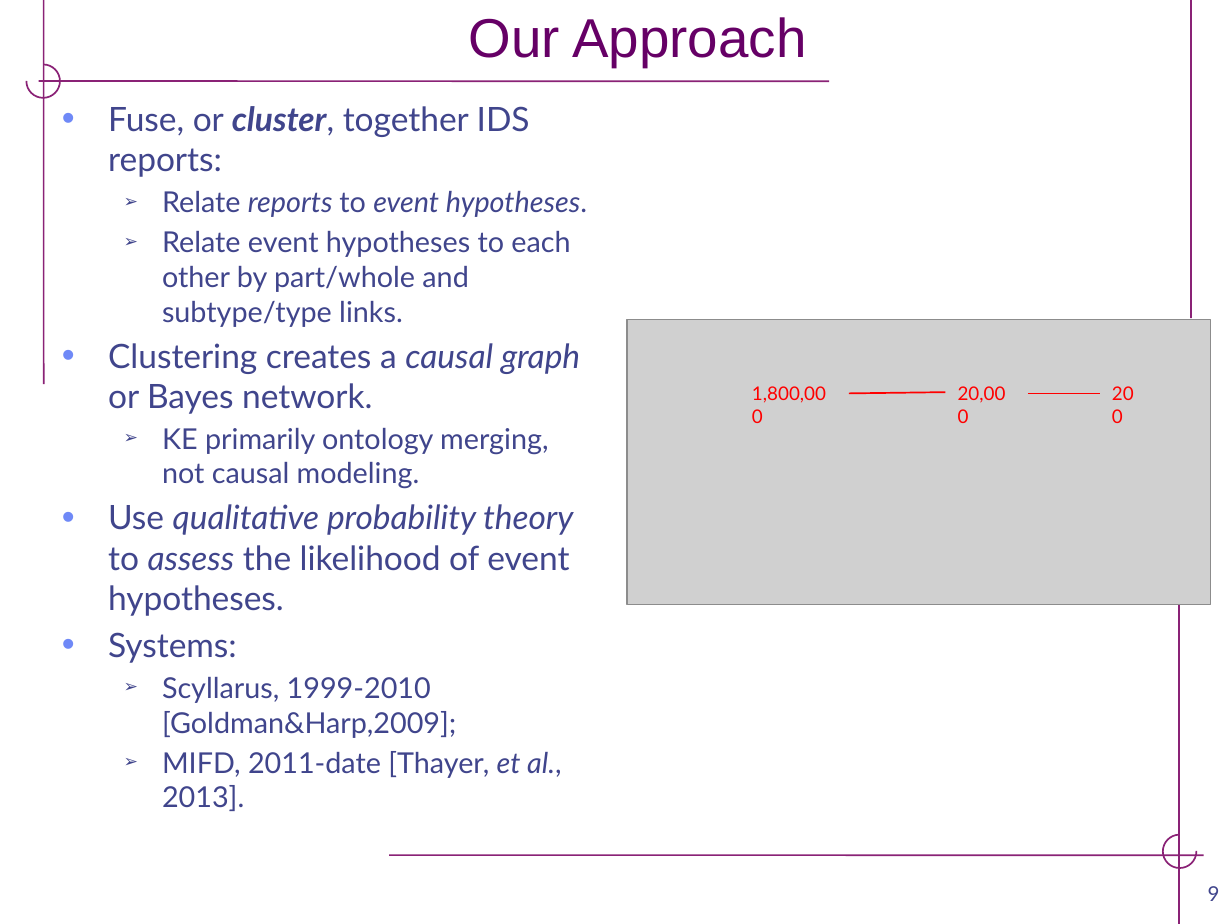
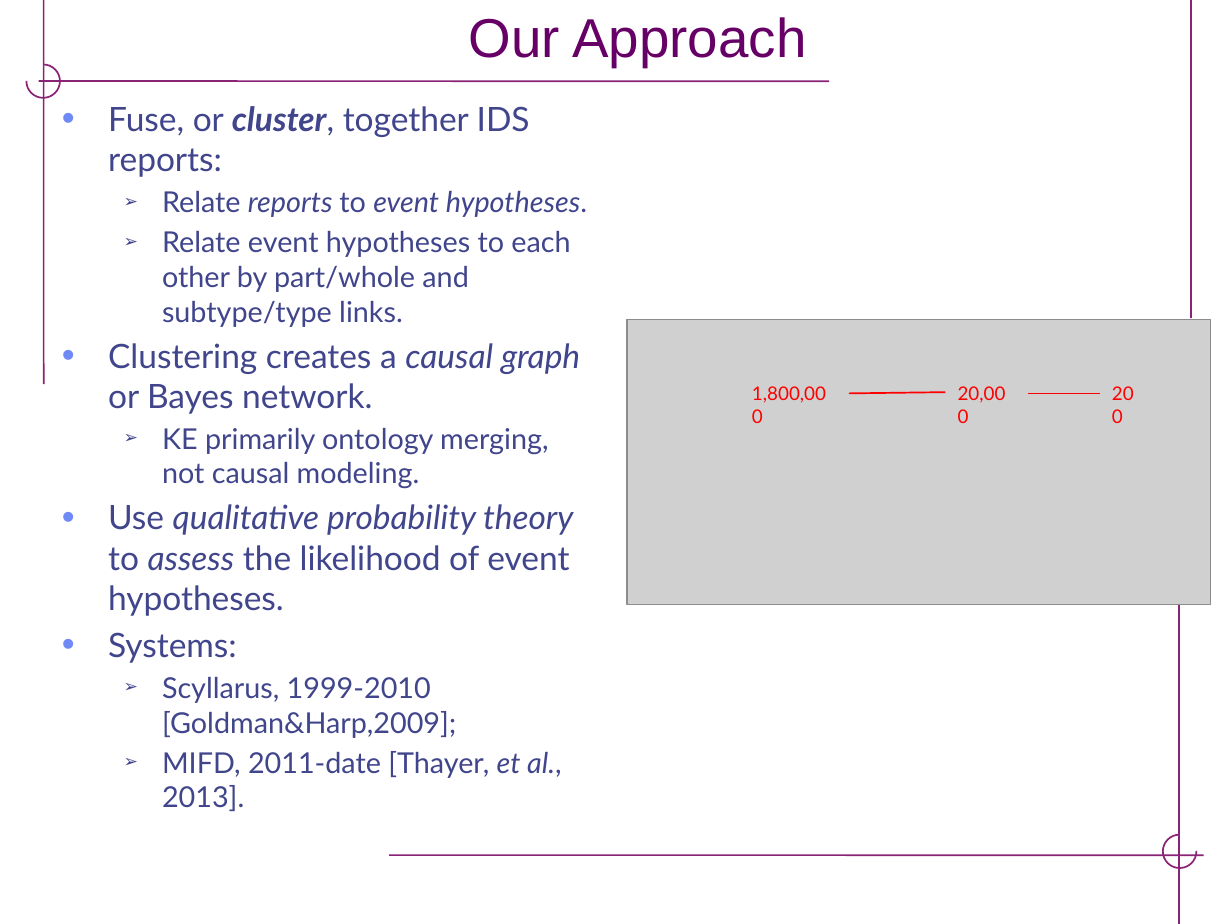
Before and after one commit to siftech/qr-2015-zplus-experiments, a slide deck: slide 9 of qr15-talk.pptx. Drawn at 1232x924 pixels with LibreOffice and Linux fonts; fonts in the diff are those of the drawing; grey boxes stand for pictures; background and template pictures are left out. Boxes give left, top, right and bottom in pixels: in the first picture for what was removed or moved away, otherwise in the second. Text is boxed around its words. In the diff, an @@ line names an element or a change of style, - is before the commit and + after.

```diff
--- a/qr15-talk.pptx
+++ b/qr15-talk.pptx
@@ page number removed at <box>1208,886,1220,901</box> @@
-9
```
Also in this commit, not shown: 14 other slides changed, 4 slides added, 4 slides removed.
